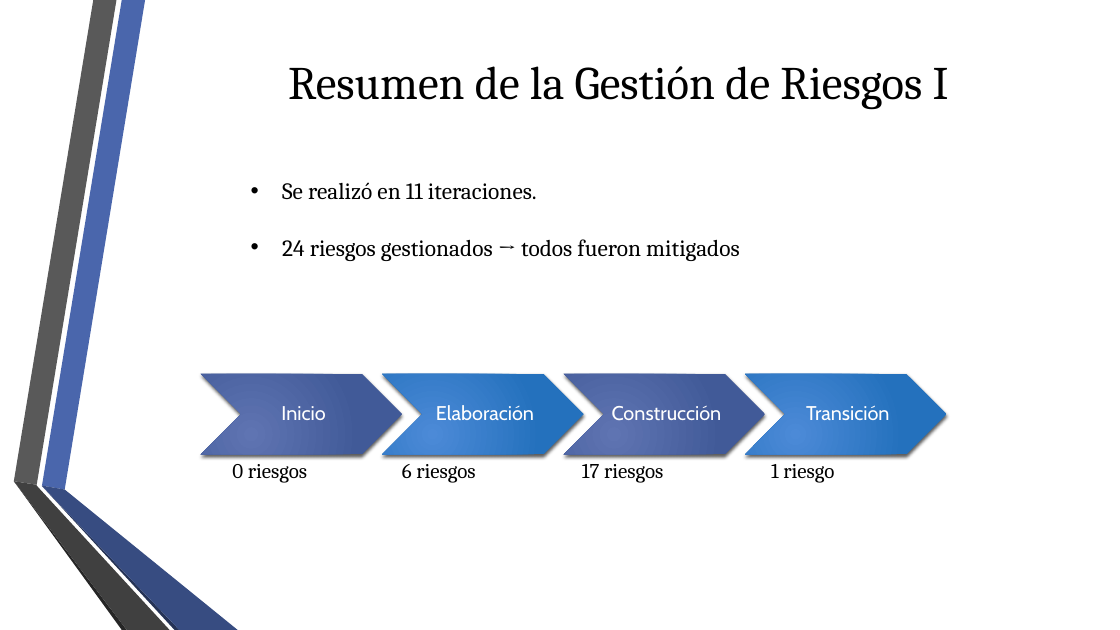
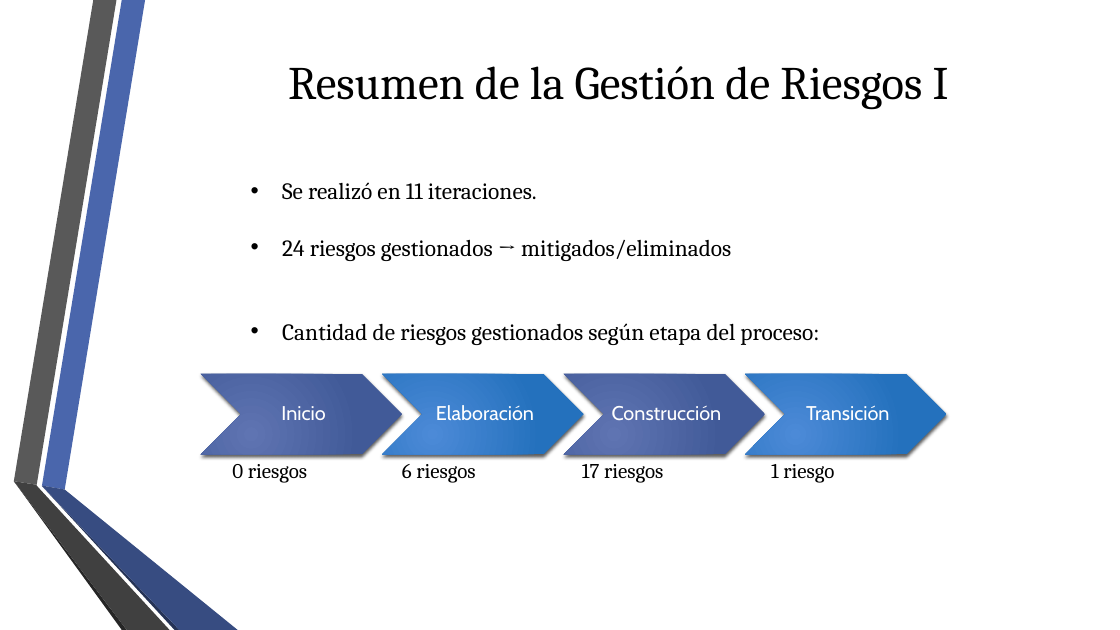
Before and after one commit to fge23/Sistema-VASPA, a slide deck: slide 20 of Presentaciones/Presentación VASPA - Diciembre 2020 - Examen Final/Presentación VASPA - Diciembre 2020 - Examen Final.pptx. Drawn at 1120x630 pixels with LibreOffice and Linux fonts; fonts in the diff are those of the drawing; background and template pictures are left out. Boxes give left, top, right and bottom in pixels: in the first picture for what was removed or moved away, otherwise in the second. Text is boxed around its words. In the diff, an @@ line names an element or a change of style, - is before the commit and + after.

```diff
--- a/Presentaciones/Presentación VASPA - Diciembre 2020 - Examen Final/Presentación VASPA - Diciembre 2020 - Examen Final.pptx
+++ b/Presentaciones/Presentación VASPA - Diciembre 2020 - Examen Final/Presentación VASPA - Diciembre 2020 - Examen Final.pptx
@@ text at (x1=282, y1=239, x2=819, y2=345): text changed @@
-• 24 riesgos gestionados → todos fueron mitigados
+• 24 riesgos gestionados → mitigados/eliminados
+• Cantidad de riesgos gestionados según etapa del proceso:
```
Also in this commit, not shown: 6 other slides changed.
